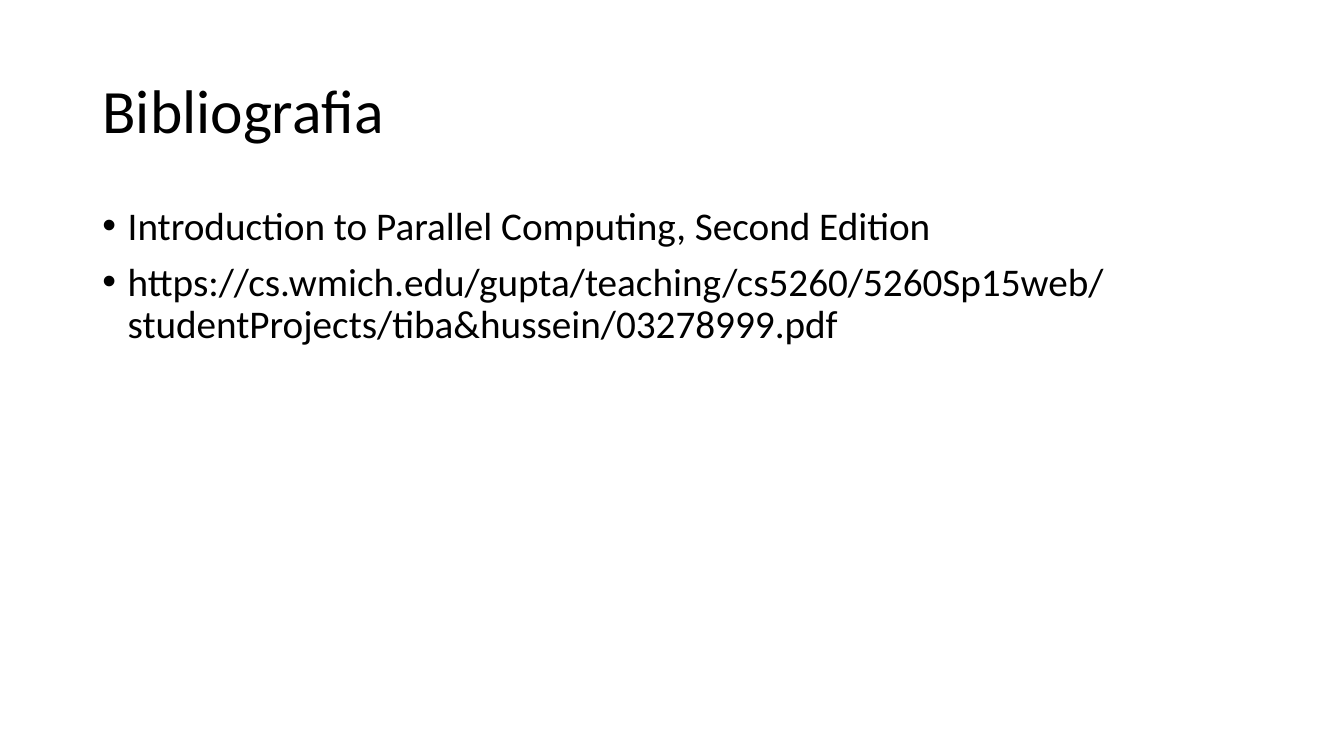
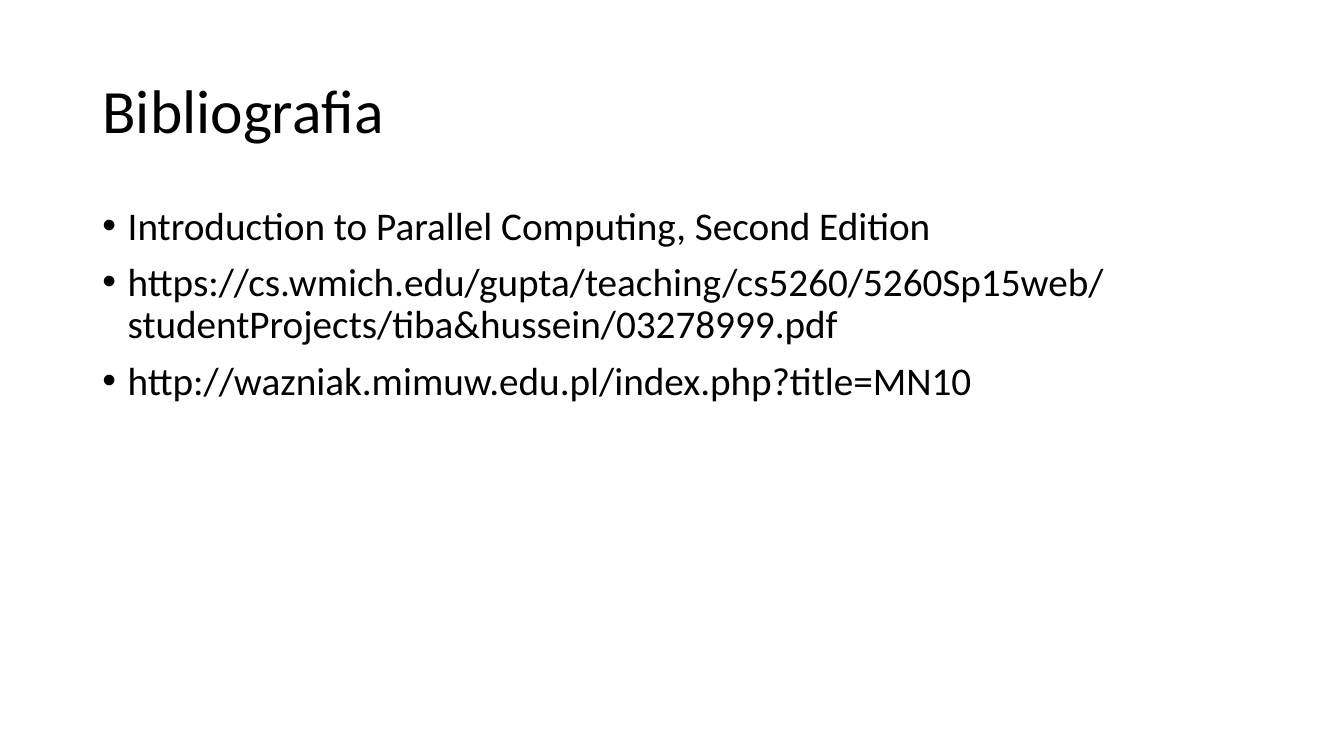
Before and after one commit to mszlachetka/mpi_fft, a slide deck: slide 15 of fft_prezentacja.pptx (slide 8 before the commit). Drawn at 1344x756 pixels with LibreOffice and Linux fonts; fonts in the diff are those of the drawing. Boxes give left, top, right and bottom in pixels: in the first picture for what was removed or moved away, otherwise in the second. Text is boxed around its words. In the diff, an @@ line names an element or a change of style, - is before the commit and + after.

```diff
--- a/fft_prezentacja.pptx
+++ b/fft_prezentacja.pptx
@@ text at bbox=[128, 367, 972, 402]: paragraph added @@
+• http://wazniak.mimuw.edu.pl/index.php?title=MN10
```
Also in this commit, not shown: 7 slides added, 2 other files.
